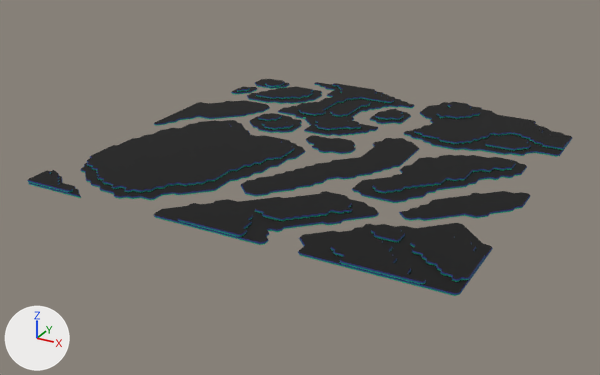
One commit to the glTF model locations-3D/map-1.glb: the scene before it, then after it.
Before and after are seen from a 50 mm lens placed at (125.4, -253.3, 108.9), pointed at (-6.9, -12.7, -11.4). Arrows for +X, +Y and +Z are at lower left; the lights stay in place. Vertices at the same position are counted once.

In view in the first picture: 'grid1_extract18'.
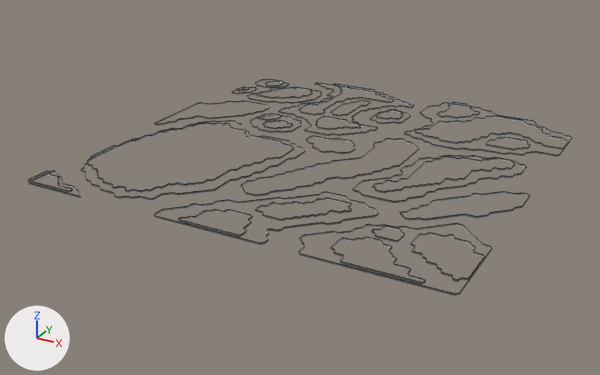
What differs and where, as boxes (x1, y1, x2, y2) in the pictures (600 x 375 px):
part 1 of me_grid1_extract18, deleted (black)
    before: (98, 101, 566, 215)
part 2 of me_grid1_extract18, deleted
    before: (303, 92, 388, 117)
part 3 of me_grid1_extract18, deleted (black)
    before: (415, 235, 479, 264)
part 4 of me_grid1_extract18, surface changed
    before: (33, 81, 572, 275)
    after: (32, 79, 572, 275)

The change, as a diff of the scene's bpy script:
```diff
--- a/locations-3D/map-1.glb.py
+++ b/locations-3D/map-1.glb.py
@@ me_grid1_extract18 @@
 # used by ob_grid1_extract18; location = (0.0, 0.0, 0.0)
-me_grid1_extract18.from_pydata(...)  # 10013 vertices, 16677 faces; spans x -74.2..73.5, y -76.8..70.9, z 0.0..1.8
+me_grid1_extract18.from_pydata(...)  # 9821 vertices, 13085 faces; spans x -74.2..73.5, y -76.8..70.9, z 0.0..1.8
+# me_grid1_extract18 part 1: 150 vertices removed from x -65.6..67.2, y -52.6..53.0, z 1.0..1.8
+# me_grid1_extract18 part 2: 37 vertices removed from x -28.5..-5.6, y 32.0..68.0, z 1.0
+# me_grid1_extract18 part 3: 5 vertices removed from x 57.0..66.4, y -59.8..-53.6, z 1.8
+# me_grid1_extract18 part 4: 6955 kept faces spanning x -74.2..73.5, y -76.8..70.9, z 0.0..1.8 get new texture (UV) coordinates
 me_grid1_extract18.materials.append(mat_grid1_extract18_auv)
```
